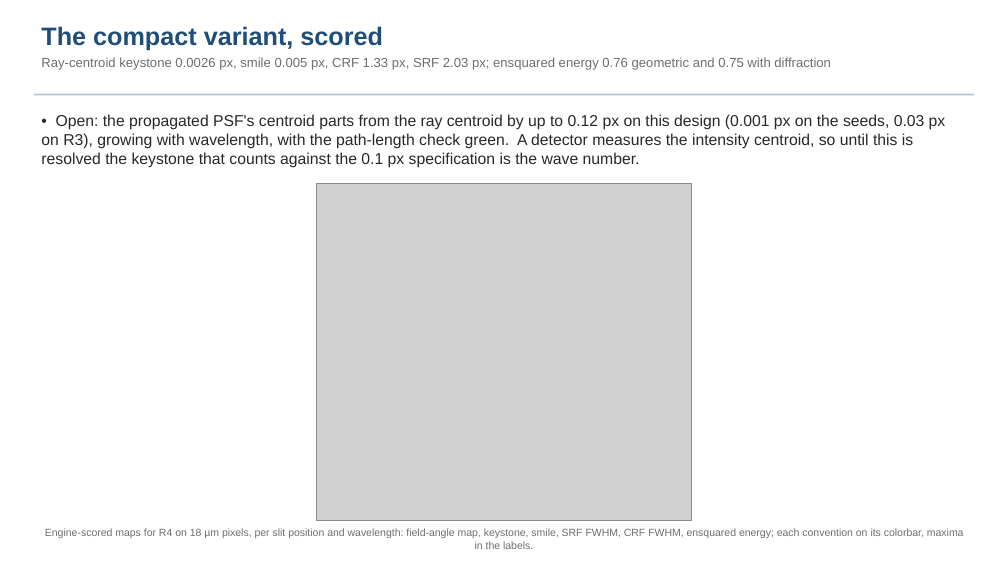
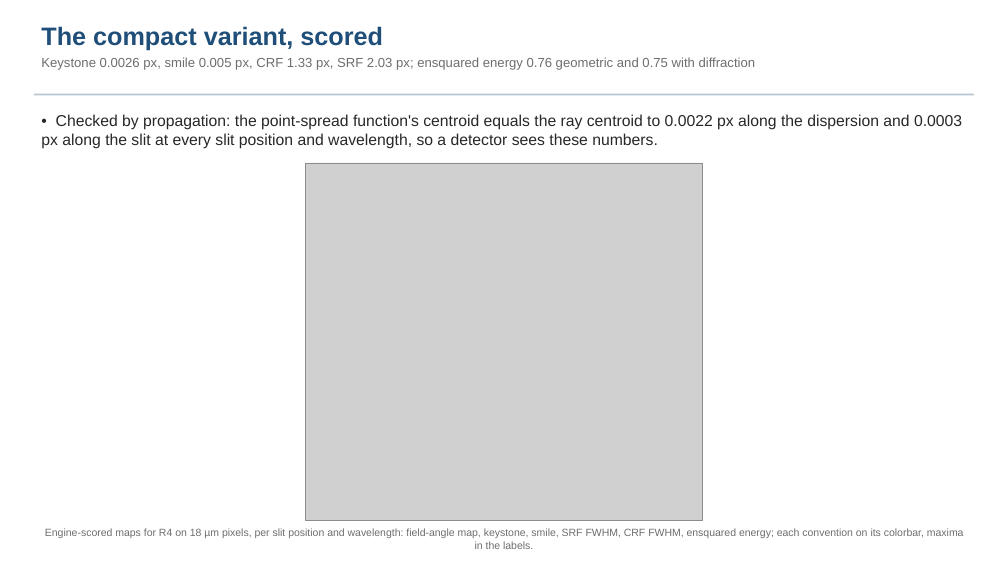
Before and after one commit to nasa-jpl/macos, a slide deck: slide 15 of demo_session/deck_dyson.pptx (slide 14 before the commit). Drawn at 1008x567 pixels with LibreOffice and Linux fonts; fonts in the diff are those of the drawing; grey boxes stand for pictures. Boxes give left, top, right and bottom in pixels: in the first picture for what was removed or moved away, otherwise in the second. Text is boxed around its words. In the diff, an @@ line names an element or a change of style, - is before the commit and + after.

```diff
--- a/demo_session/deck_dyson.pptx
+++ b/demo_session/deck_dyson.pptx
@@ text at box(41, 57, 756, 70): text changed @@
-Ray-centroid keystone 0.0026 px, smile 0.005 px, CRF 1.33 px, SRF 2.03 px; ensquared energy 0.76 geometric and 0.75 with diffraction
+Keystone 0.0026 px, smile 0.005 px, CRF 1.33 px, SRF 2.03 px; ensquared energy 0.76 geometric and 0.75 with diffraction
@@ text at box(41, 114, 962, 149): text changed @@
-• Open: the propagated PSF's centroid parts from the ray centroid by up to 0.12 px on this design (0.001 px on the seeds, 0.03 px on R3), growing with wavelength, with the path-length check green. A detector measures the intensity centroid, so until this is resolved the keystone that counts against the 0.1 px specification is the wave number.
+• Checked by propagation: the point-spread function's centroid equals the ray centroid to 0.0022 px along the dispersion and 0.0003 px along the slit at every slit position and wavelength, so a detector sees these numbers.
@@ picture: place and size @@
-picture at box(317, 184, 692, 521)
+picture at box(306, 163, 703, 520)
```
Also in this commit, not shown: 7 other slides changed, 3 slides added, 1 slide removed, 3 other files.
